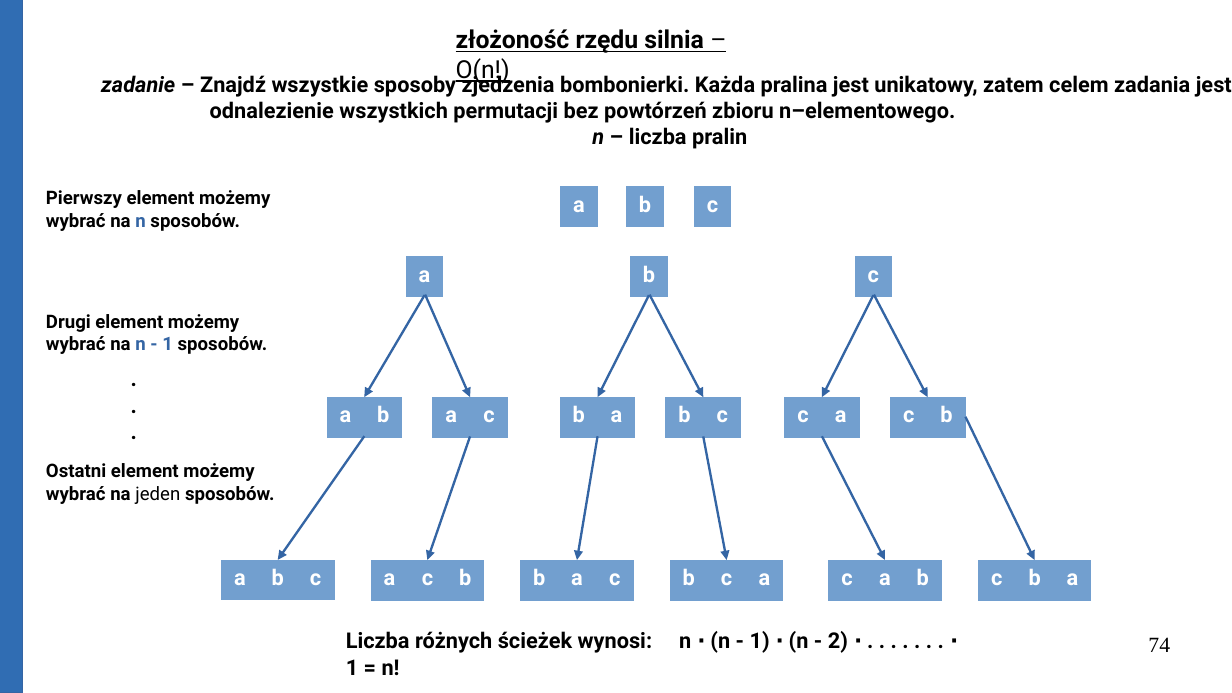
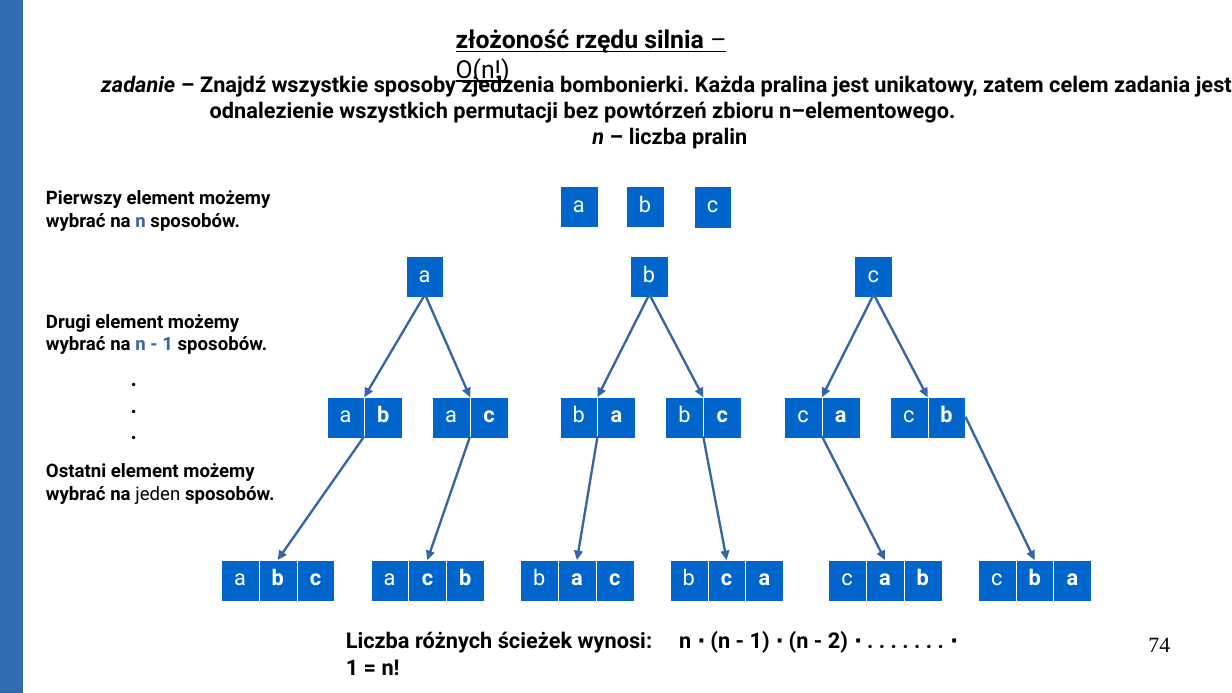
Before and after one commit to Michael-Wisniewski/algorithmic-workshop, a slide deck: slide 74 of Big_O.odp. Drawn at 1232x693 pixels with LibreOffice and Linux fonts; fonts in the diff are those of the drawing. Boxes give left, top, right and bottom in pixels: in the first picture for what was removed or moved away, otherwise in the second. Text is boxed around its words. In the diff, an @@ line names an element or a change of style, - is before the commit and + after.

```diff
--- a/Big_O.odp
+++ b/Big_O.odp
@@ table at (560,187,598,226) @@
@@ fill #729FCF to #0066CC in row 1, column 1 @@
@@ bold off @@
@@ borders changed @@
@@ table at (626,187,664,226) @@
@@ fill #729FCF to #0066CC in row 1, column 1 @@
@@ bold off @@
@@ borders changed @@
@@ table at (694,187,732,227) @@
@@ fill #729FCF to #0066CC in row 1, column 1 @@
@@ bold off @@
@@ borders changed @@
@@ table at (406,256,444,295) @@
@@ fill #729FCF to #0066CC in row 1, column 1 @@
@@ bold off @@
@@ borders changed @@
@@ table at (631,256,669,295) @@
@@ fill #729FCF to #0066CC in row 1, column 1 @@
@@ bold off @@
@@ borders changed @@
@@ table at (855,256,893,295) @@
@@ fill #729FCF to #0066CC in row 1, column 1 @@
@@ bold off @@
@@ borders changed @@
@@ table at (326,397,402,436) @@
@@ fill #729FCF to #0066CC in row 1 @@
@@ bold off in "a" @@
@@ borders changed @@
@@ table at (433,397,509,436) @@
@@ fill #729FCF to #0066CC in row 1 @@
@@ bold off in "a" @@
@@ borders changed @@
@@ table at (560,397,636,436) @@
@@ fill #729FCF to #0066CC in row 1 @@
@@ bold off in "b" @@
@@ borders changed @@
@@ table at (665,397,741,436) @@
@@ fill #729FCF to #0066CC in row 1 @@
@@ bold off in "b" @@
@@ borders changed @@
@@ table at (785,397,861,436) @@
@@ fill #729FCF to #0066CC in row 1 @@
@@ bold off in "c" @@
@@ borders changed @@
@@ table at (890,397,966,436) @@
@@ fill #729FCF to #0066CC in row 1 @@
@@ bold off in "c" @@
@@ borders changed @@
@@ table at (221,560,335,599) @@
@@ fill #729FCF to #0066CC in row 1 @@
@@ bold off in "a" @@
@@ borders changed @@
@@ table at (371,560,485,599) @@
@@ fill #729FCF to #0066CC in row 1 @@
@@ bold off in "a" @@
@@ borders changed @@
@@ table at (521,560,635,599) @@
@@ fill #729FCF to #0066CC in row 1 @@
@@ bold off in "b" @@
@@ borders changed @@
@@ table at (670,560,784,599) @@
@@ fill #729FCF to #0066CC in row 1 @@
@@ bold off in "b" @@
@@ borders changed @@
@@ table at (828,560,942,599) @@
@@ fill #729FCF to #0066CC in row 1 @@
@@ bold off in "c" @@
@@ borders changed @@
@@ table at (978,560,1092,599) @@
@@ fill #729FCF to #0066CC in row 1 @@
@@ bold off in "c" @@
@@ borders changed @@
```
Also in this commit, not shown: 23 other slides changed, 3 other files.
